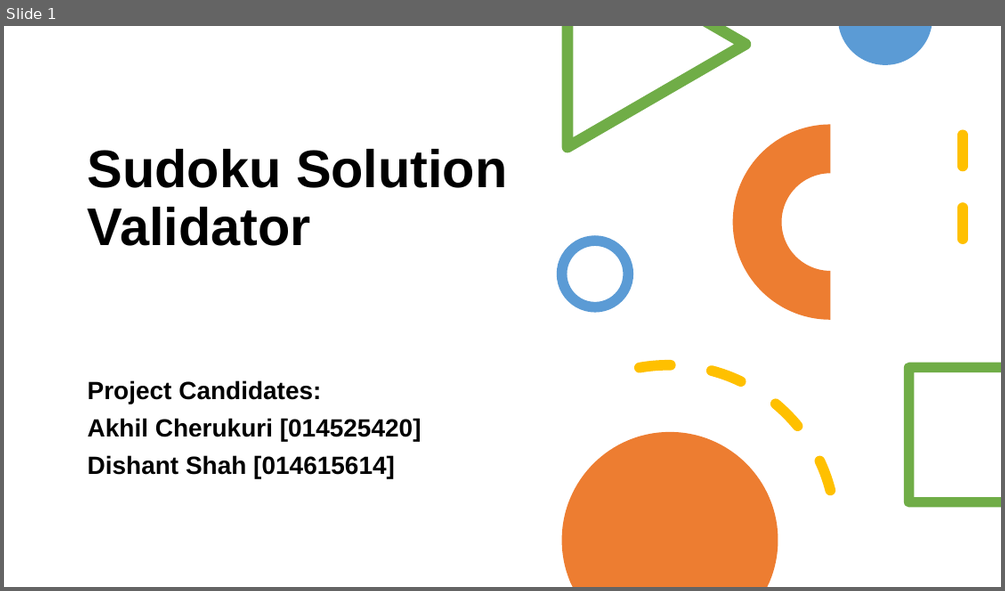
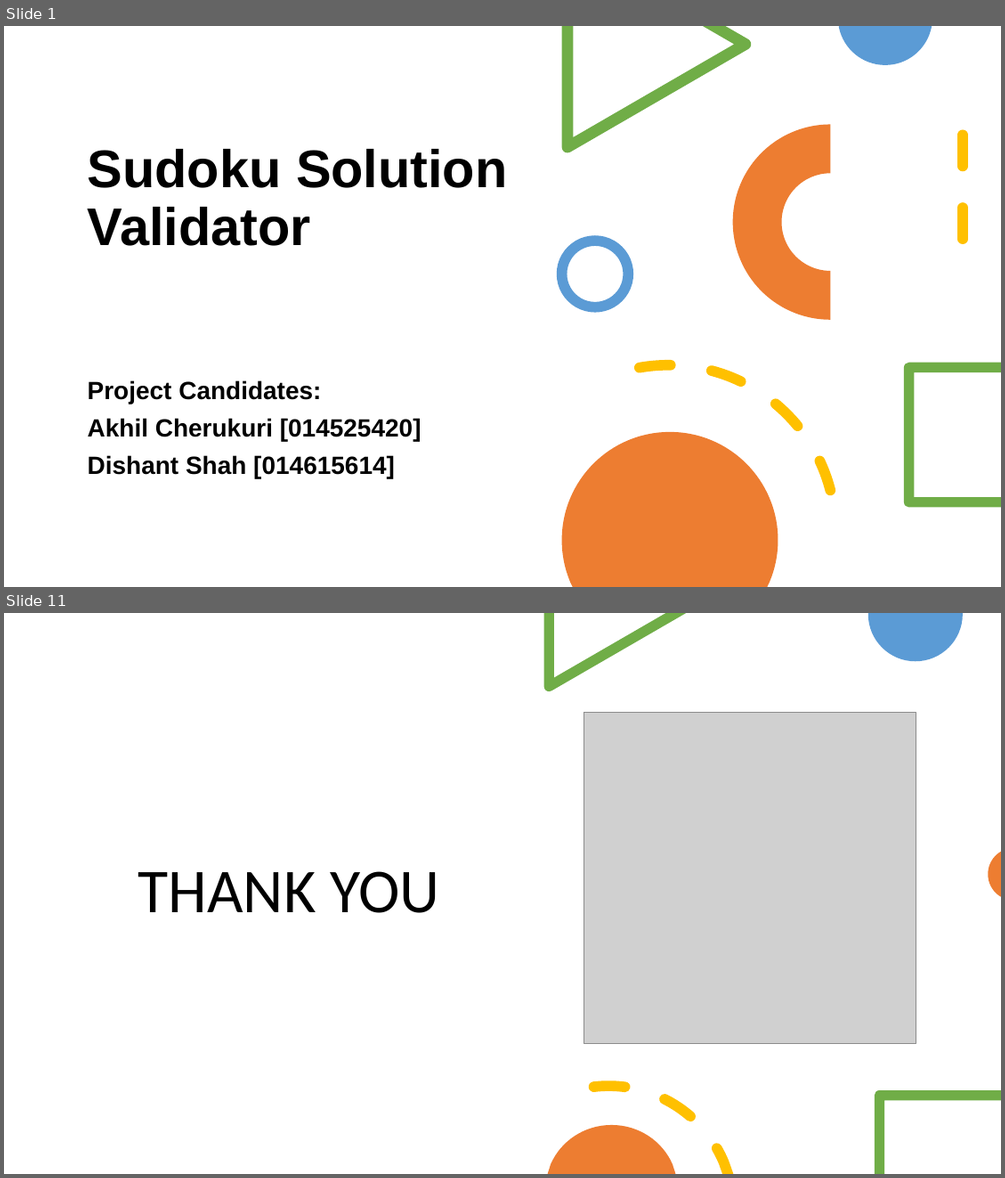
Before and after one commit to akhilcherukuri/Operating-Systems-Design, a slide deck: 180C Project Presentation - Group12.pptx. Shown one above the other, each under a label of ours: slide 1 before the commit, slides 1 and 11 after it; the slides between them are not shown. The pictures are 1005x591 and 1005x1178 pixels, drawn with LibreOffice and Linux fonts; fonts in the diff are those of the drawing; grey boxes stand for pictures. Boxes give left, top, right and bottom in pixels: in the first picture for what was removed or moved away, otherwise in the second. Text is boxed around its words. In the diff, an @@ line names an element or a change of style, - is before the commit and + after.

```diff
--- a/180C Project Presentation - Group12.pptx
+++ b/180C Project Presentation - Group12.pptx
@@ slide 11 added at [4,613,1001,1174], background #FFFFFF @@
@@ freeform shape added at [544,613,686,691], fill #70AD47 @@
@@ freeform shape added at [868,613,963,662], fill #5B9BD5 @@
@@ picture added at [584,712,916,1044] @@
@@ freeform shape added at [988,852,1001,896], fill #ED7D31 @@
@@ title added at [138,871,439,913], 60 pt, text #000000 @@
+THANK YOU
@@ freeform shape added at [589,1080,734,1174], fill #FFC000 @@
@@ freeform shape added at [874,1090,1001,1174], fill #70AD47 @@
@@ freeform shape added at [548,1125,676,1174], fill #ED7D31 @@
```
Also in this commit, not shown: 9 other slides added, 1 slide removed, 1 other file.
